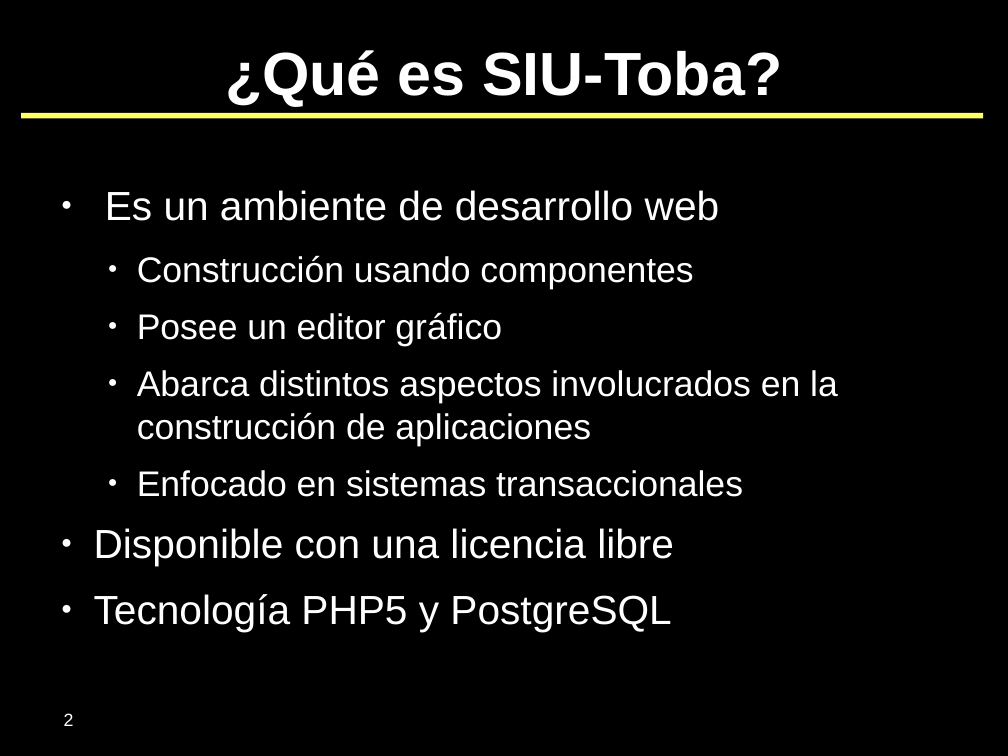
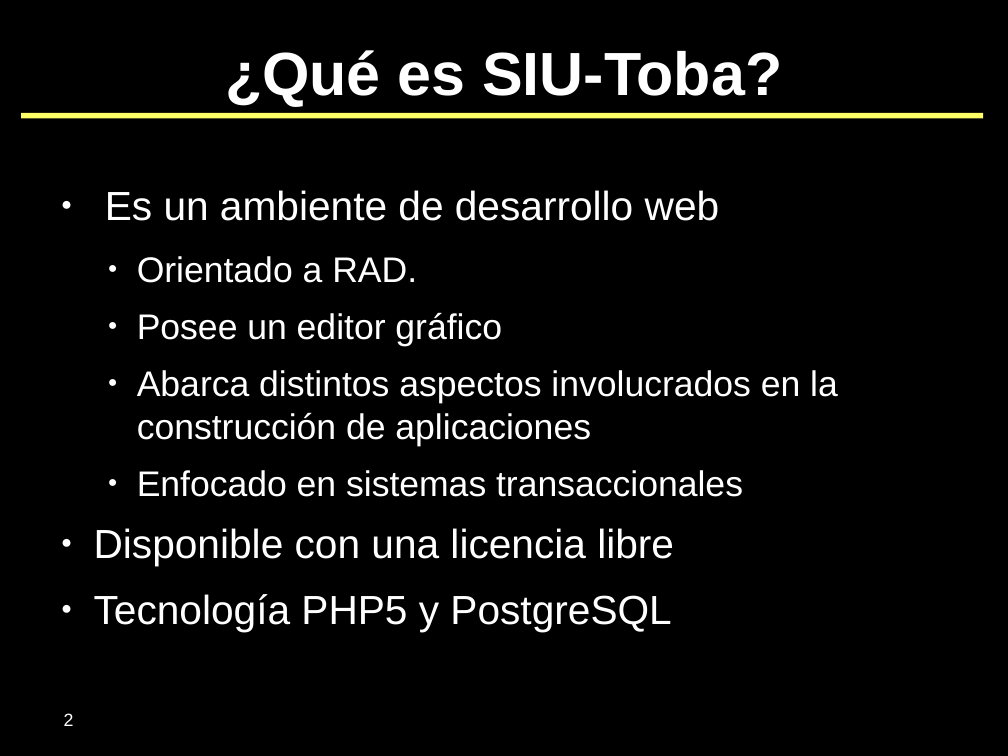
Before and after one commit to SIU-Toba/framework, a slide deck: slide 2 of doc/presentaciones/2009/2009 - Jornadas del Sur.odp. Drawn at 1008x756 pixels with LibreOffice and Linux fonts; fonts in the diff are those of the drawing; background and template pictures are left out. Boxes give left, top, right and bottom in pixels: in the first picture for what was removed or moved away, otherwise in the second. Text is boxed around its words. In the diff, an @@ line names an element or a change of style, - is before the commit and + after.

Commit message:
Documentacion: Corregidas las transciciones

```diff
--- a/doc/presentaciones/2009/2009 - Jornadas del Sur.odp
+++ b/doc/presentaciones/2009/2009 - Jornadas del Sur.odp
@@ text at (137,256,417,283): text changed @@
-  ● Construcción usando componentes
+  ● Orientado a RAD.
```
